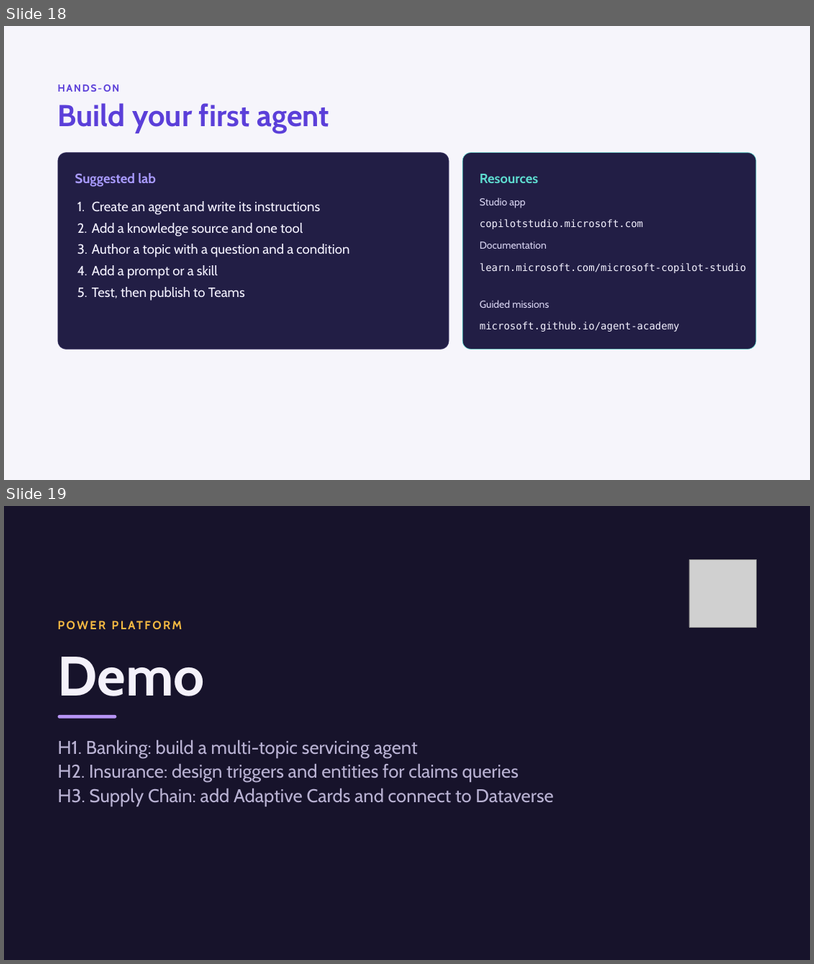
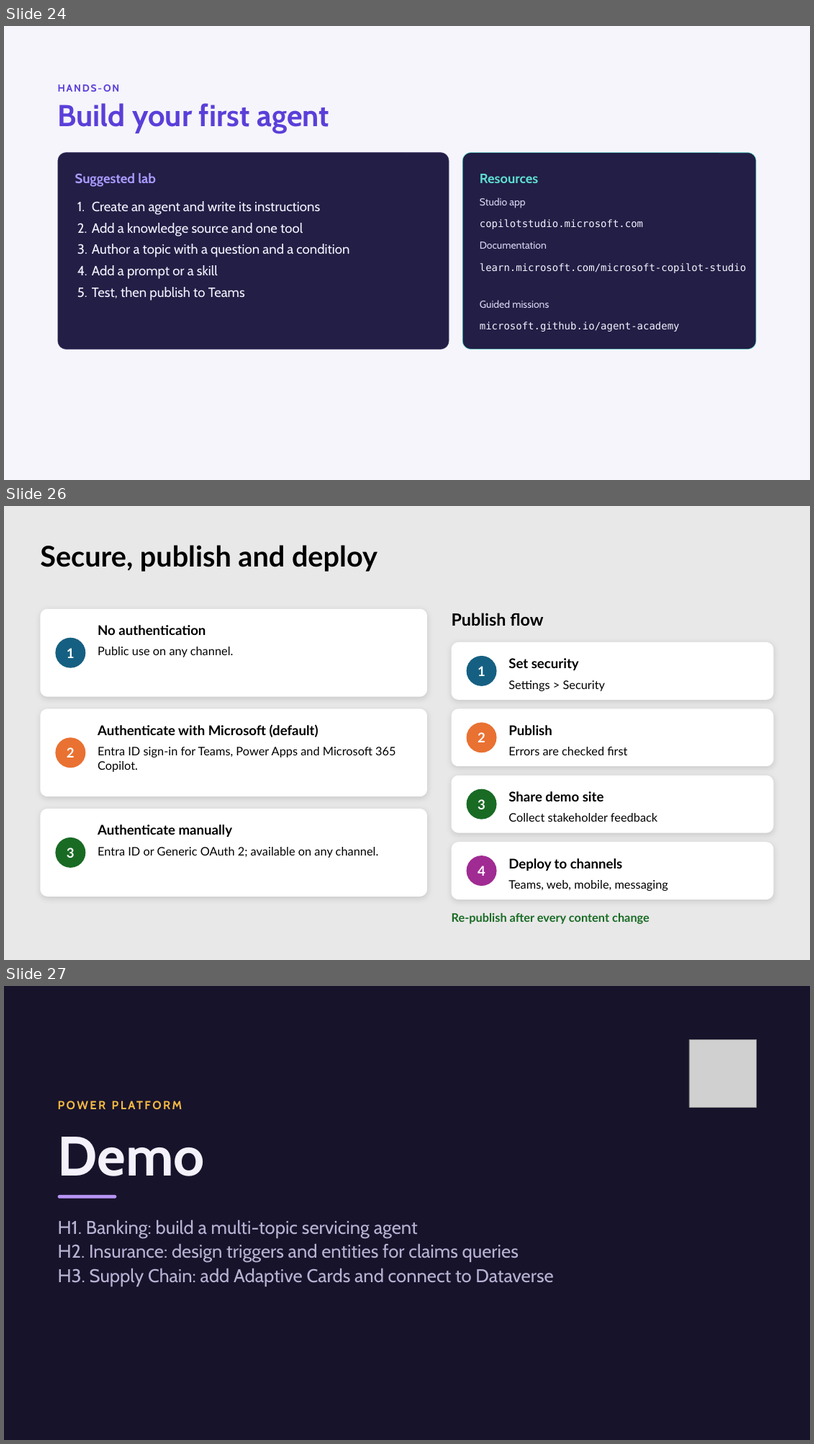
Before and after one commit to JPOWER4/Enterprise-Apps-Agents, a slide deck: Modeule 6 - Copilot Studio.pptx. Shown one above the other, each under a label of ours: slides 18 and 19 before the commit, slides 24, 26 and 27 after it; the slides between them are not shown. The pictures are 814x964 and 814x1444 pixels, drawn with LibreOffice and Linux fonts; fonts in the diff are those of the drawing; grey boxes stand for pictures; background and template pictures are left out. Boxes give left, top, right and bottom in pixels: in the first picture for what was removed or moved away, otherwise in the second. Text is boxed around its words. In the diff, an @@ line names an element or a change of style, - is before the commit and + after.

```diff
--- a/Modeule 6 - Copilot Studio.pptx
+++ b/Modeule 6 - Copilot Studio.pptx
@@ slide 26 added at bbox=[4, 506, 810, 960], background #E8E8E8 @@
@@ title added at bbox=[40, 545, 378, 572], 34 pt, text #000000, bold @@
+Secure, publish and deploy
@@ rounded rectangle added at bbox=[40, 609, 427, 697], fill #FFFFFF @@
@@ text added at bbox=[452, 613, 543, 626], 20 pt, text #000000, bold @@
+Publish flow
@@ text added at bbox=[98, 625, 206, 635], 16 pt, text #000000, bold @@
+No authentication
@@ ellipse added at bbox=[55, 637, 85, 667], fill #156082, 16 pt, text #FFFFFF, bold @@
+1
@@ text added at bbox=[98, 646, 234, 657], 14 pt, text #000000 @@
+Public use on any channel.
@@ rounded rectangle added at bbox=[452, 642, 774, 700], fill #FFFFFF @@
@@ ellipse added at bbox=[467, 656, 497, 686], fill #156082, 16 pt, text #FFFFFF, bold @@
+1
@@ text added at bbox=[509, 658, 579, 670], 16 pt, text #000000, bold @@
+Set security
@@ text added at bbox=[509, 680, 606, 691], 14 pt, text #000000 @@
+Settings > Security
@@ rounded rectangle added at bbox=[40, 708, 427, 796], fill #FFFFFF @@
@@ rounded rectangle added at bbox=[452, 708, 774, 766], fill #FFFFFF @@
@@ ellipse added at bbox=[55, 738, 85, 768], fill #E97132, 16 pt, text #FFFFFF, bold @@
+2
@@ text added at bbox=[98, 724, 319, 737], 16 pt, text #000000, bold @@
+Authenticate with Microsoft (default)
@@ ellipse added at bbox=[467, 723, 497, 753], fill #E97132, 16 pt, text #FFFFFF, bold @@
+2
@@ text added at bbox=[509, 725, 553, 735], 16 pt, text #000000, bold @@
+Publish
@@ text added at bbox=[98, 746, 396, 772], 14 pt, text #000000 @@
+Entra ID sign-in for Teams, Power Apps and Microsoft 365 Copilot.
@@ text added at bbox=[509, 746, 628, 755], 14 pt, text #000000 @@
+Errors are checked first
@@ rounded rectangle added at bbox=[452, 775, 774, 833], fill #FFFFFF @@
@@ ellipse added at bbox=[467, 788, 497, 818], fill #196B24, 16 pt, text #FFFFFF, bold @@
+3
@@ text added at bbox=[509, 791, 604, 801], 16 pt, text #000000, bold @@
+Share demo site
@@ rounded rectangle added at bbox=[40, 808, 427, 896], fill #FFFFFF @@
@@ text added at bbox=[98, 824, 233, 836], 16 pt, text #000000, bold @@
+Authenticate manually
@@ text added at bbox=[509, 813, 658, 821], 14 pt, text #000000 @@
+Collect stakeholder feedback
@@ ellipse added at bbox=[55, 837, 85, 867], fill #196B24, 16 pt, text #FFFFFF, bold @@
+3
@@ text added at bbox=[98, 847, 379, 857], 14 pt, text #000000 @@
+Entra ID or Generic OAuth 2; available on any channel.
@@ rounded rectangle added at bbox=[452, 842, 774, 899], fill #FFFFFF @@
@@ ellipse added at bbox=[467, 856, 497, 886], fill #A02B93, 16 pt, text #FFFFFF, bold @@
+4
@@ text added at bbox=[509, 858, 623, 870], 16 pt, text #000000, bold @@
+Deploy to channels
@@ text added at bbox=[509, 880, 669, 890], 14 pt, text #000000 @@
+Teams, web, mobile, messaging
@@ text added at bbox=[452, 913, 650, 924], 14 pt, text #196B24, bold @@
+Re-publish after every content change
@@ what was slide 18 is now slide 24 @@
@@ what was slide 19 is now slide 27 @@
```
Also in this commit, not shown: 7 other slides added.
